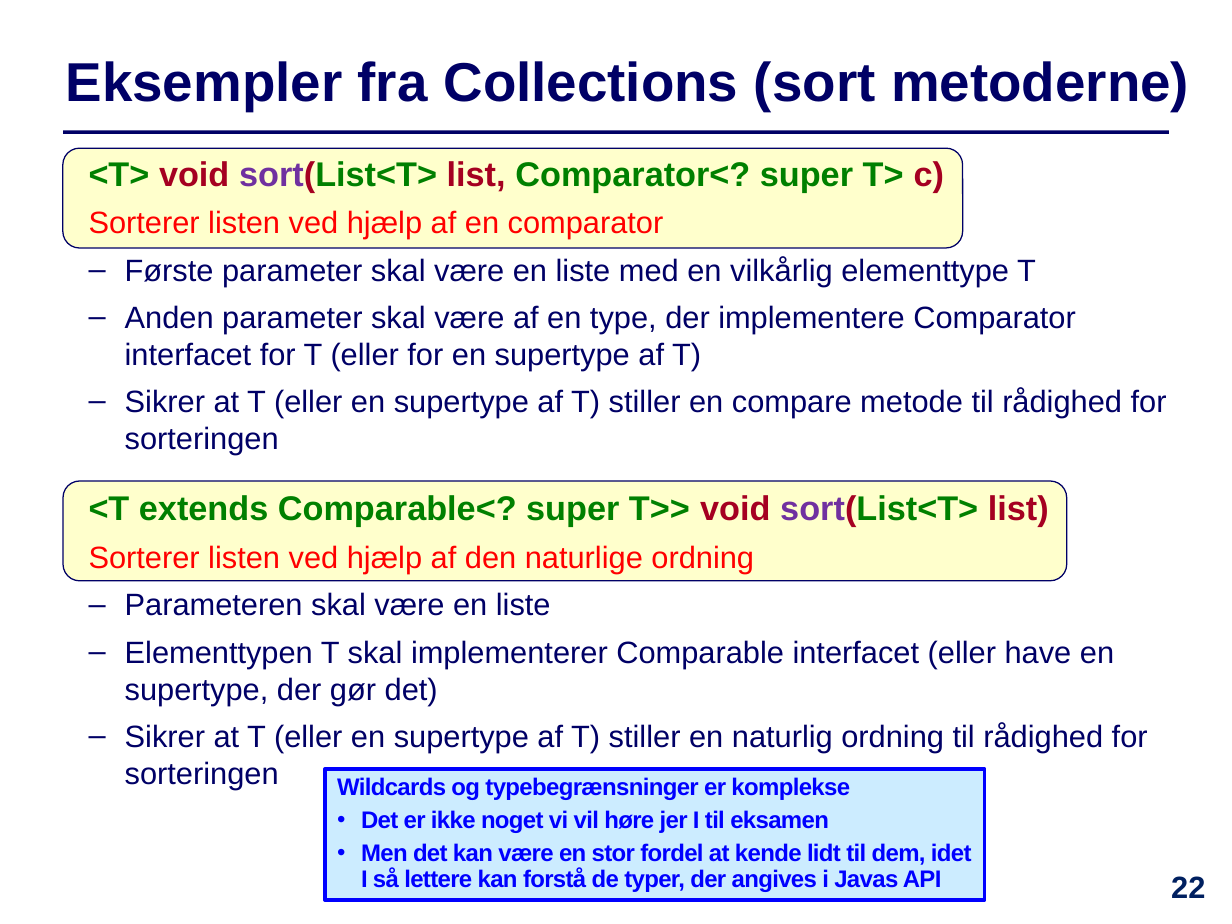
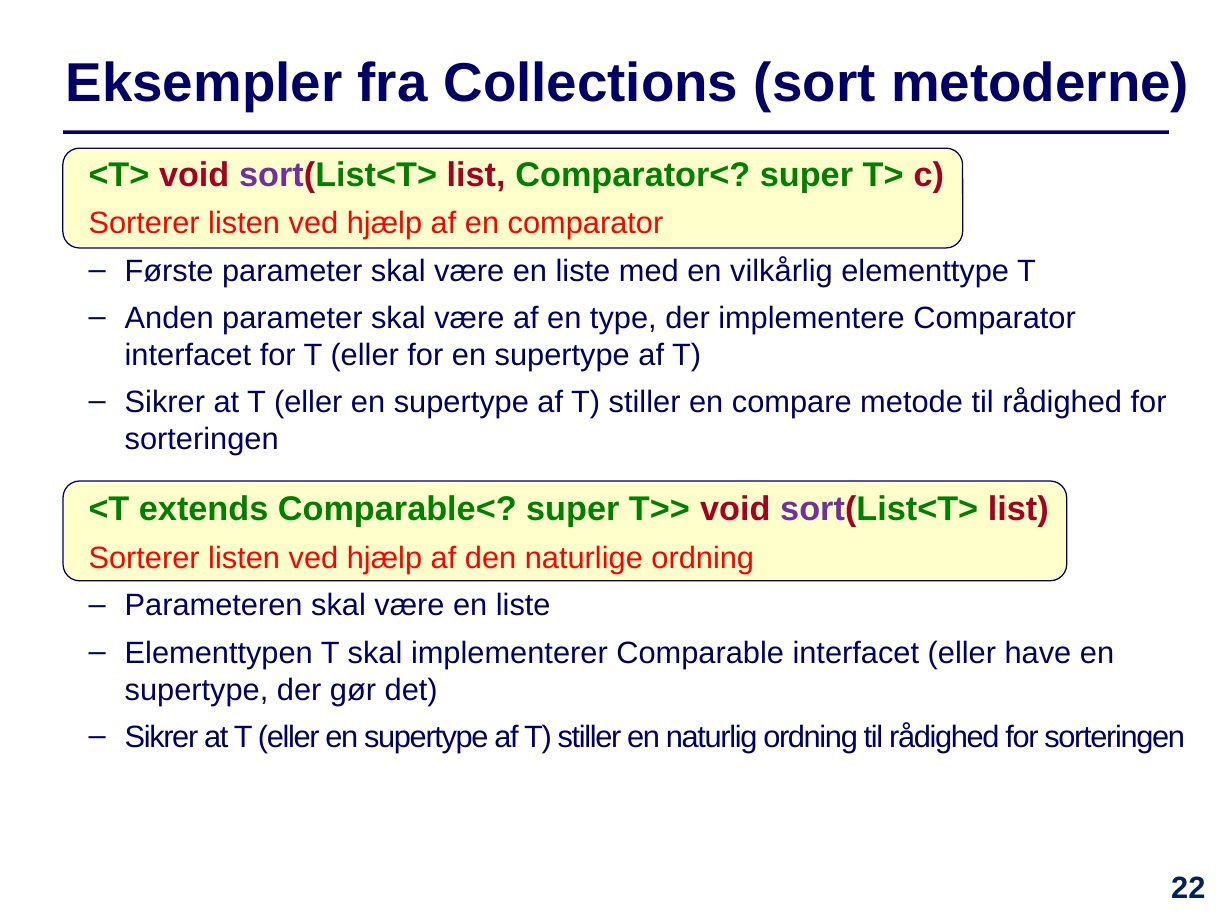
Before and after one commit to IntProgAU/Materiale, a slide deck: slide 22 of web/e21/uge_12/Slides-Uge12.pptx. Drawn at 1232x924 pixels with LibreOffice and Linux fonts; fonts in the diff are those of the drawing. Boxes give left, top, right and bottom in pixels: in the first picture for what was removed or moved away, otherwise in the second. Text is boxed around its words. In the diff, an @@ line names an element or a change of style, - is before the commit and + after.

```diff
--- a/web/e21/uge_12/Slides-Uge12.pptx
+++ b/web/e21/uge_12/Slides-Uge12.pptx
@@ text at box(125, 723, 1185, 753): letter spacing 0 to -0.8 pt in "Sikrer at T (eller en supertype af ..." @@
@@ rectangle removed at box(325, 769, 984, 899) @@
-Wildcards og typebegrænsninger er komplekse
-• Det er ikke noget vi vil høre jer I til eksamen
-• Men det kan være en stor fordel at kende lidt til dem, idet I så lettere kan forstå de typer, der angives i Javas API
```
Also in this commit, not shown: 13 other slides changed, 1 slide added, 1 other file.
